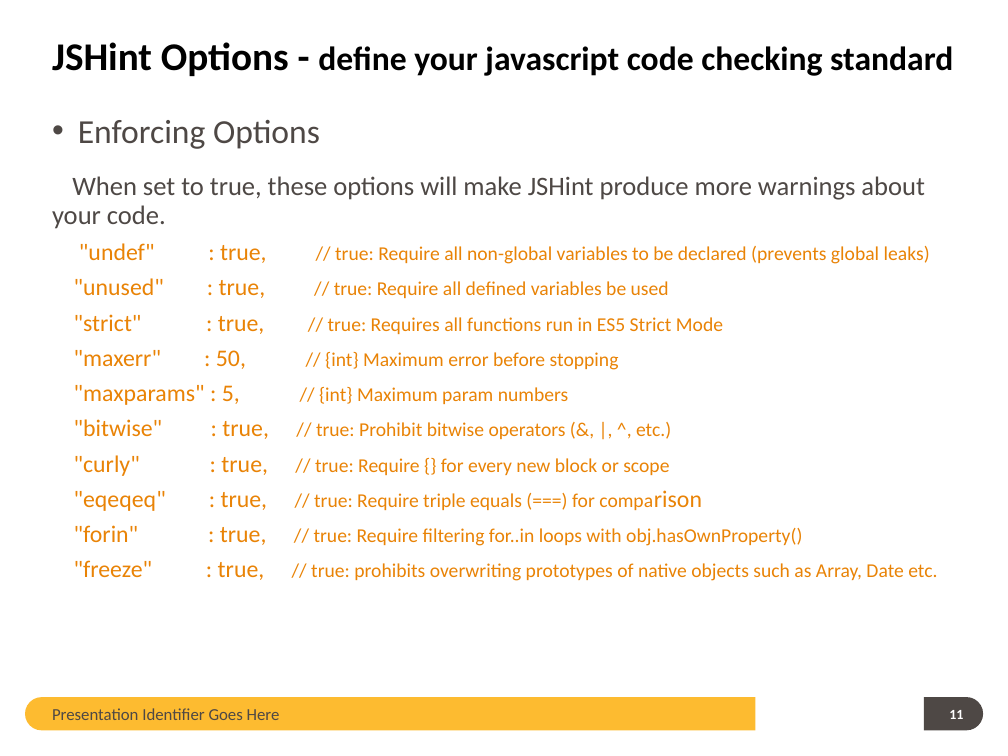
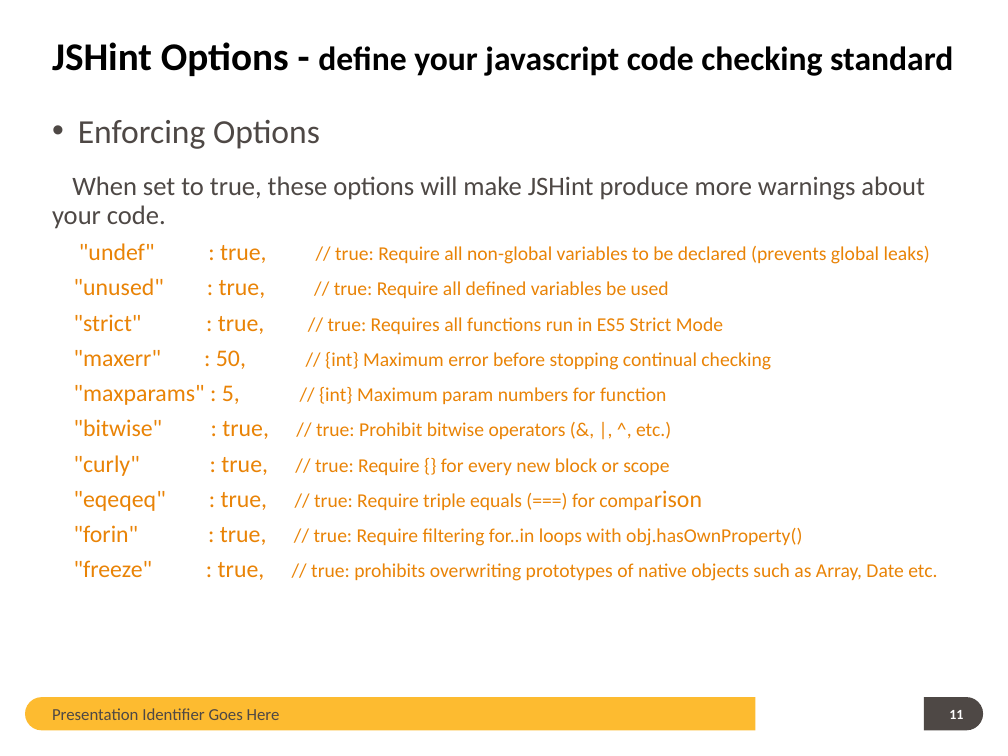
Before and after one commit to guangweiqiao/EIMS, a slide deck: slide 11 of EIMS/doc/JSHint TOI.pptx. Drawn at 1008x756 pixels with LibreOffice and Linux fonts; fonts in the diff are those of the drawing; background and template pictures are left out. Boxes give left, top, right and bottom in pixels: in the first picture for what was removed or moved away, otherwise in the second. Text is boxed around its words. In the diff, an @@ line names an element or a change of style, - is before the commit and + after.

```diff
--- a/EIMS/doc/JSHint TOI.pptx
+++ b/EIMS/doc/JSHint TOI.pptx
@@ text at [74,350,771,405]: text changed @@
-"maxerr" : 50, // {int} Maximum error before stopping
-"maxparams" : 5, // {int} Maximum param numbers
+"maxerr" : 50, // {int} Maximum error before stopping continual checking
+"maxparams" : 5, // {int} Maximum param numbers for function
```
Also in this commit, not shown: 5 other slides changed.
